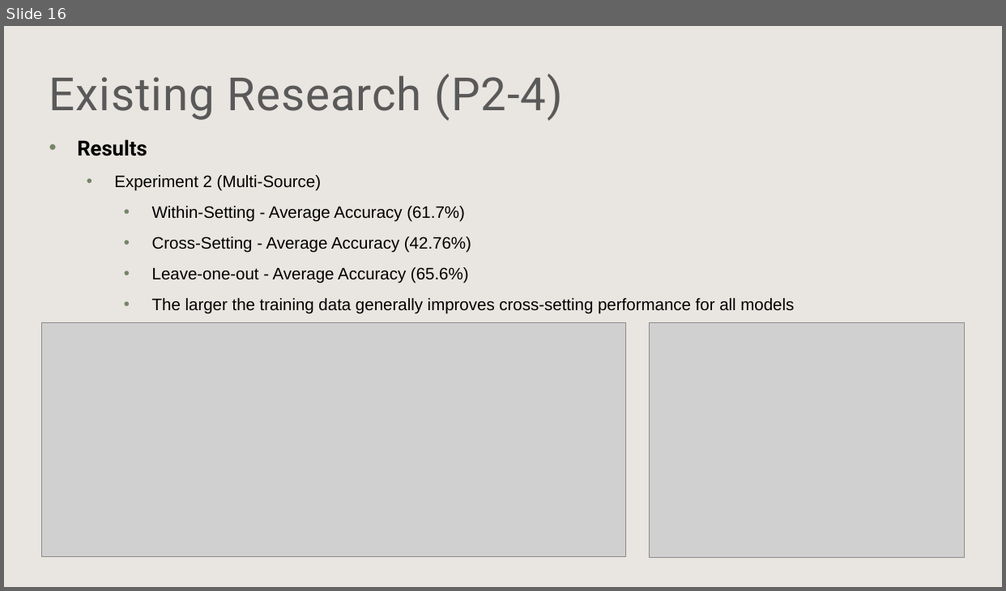
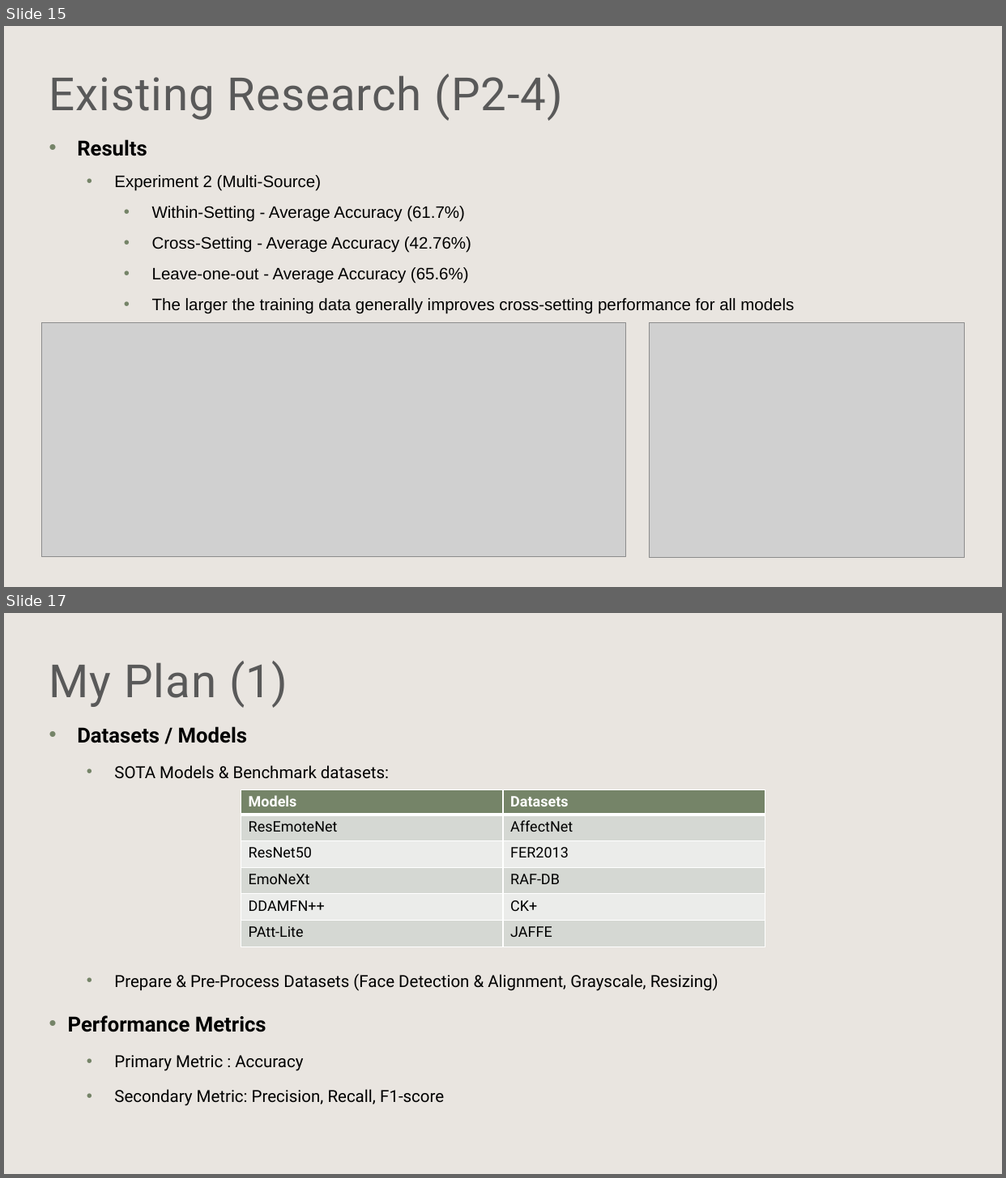
Before and after one commit to Jer0me123/Deep-Learning-For-Computer-Vision, a slide deck: ICS5118 - Facial Emotion Detection.pptx. Shown one above the other, each under a label of ours: slide 16 before the commit, slides 15 and 17 after it; the slides between them are not shown. The pictures are 1006x591 and 1006x1178 pixels, drawn with LibreOffice and Linux fonts; fonts in the diff are those of the drawing; grey boxes stand for pictures; background and template pictures are left out. Boxes give left, top, right and bottom in pixels: in the first picture for what was removed or moved away, otherwise in the second. Text is boxed around its words. In the diff, an @@ line names an element or a change of style, - is before the commit and + after.

```diff
--- a/ICS5118 - Facial Emotion Detection.pptx
+++ b/ICS5118 - Facial Emotion Detection.pptx
@@ slide 17 added at bbox=[4, 613, 1002, 1174], background #FFFFFF; not listed: 1 template element that a slide beside it also shows @@
@@ text added at bbox=[49, 661, 288, 708], 44 pt, text #595959 @@
+My Plan (1)
@@ text added at bbox=[68, 726, 718, 1106], 16 pt, text #000000 @@
+• Datasets / Models
+  • SOTA Models & Benchmark datasets:
+  • Prepare & Pre-Process Datasets (Face Detection & Alignment, Grayscale, Resizing)
+• Performance Metrics
+  • Primary Metric : Accuracy
+  • Secondary Metric: Precision, Recall, F1-score
@@ table added at bbox=[241, 790, 765, 947], 6 rows, 2 columns @@
+Models | Datasets
+ResEmoteNet | AffectNet
+ResNet50 | FER2013
+EmoNeXt | RAF-DB
+DDAMFN++ | CK+
+PAtt-Lite | JAFFE
@@ what was slide 16 is now slide 15 @@
```
Also in this commit, not shown: 12 slides changed, 1 other slide added, 1 other file.
